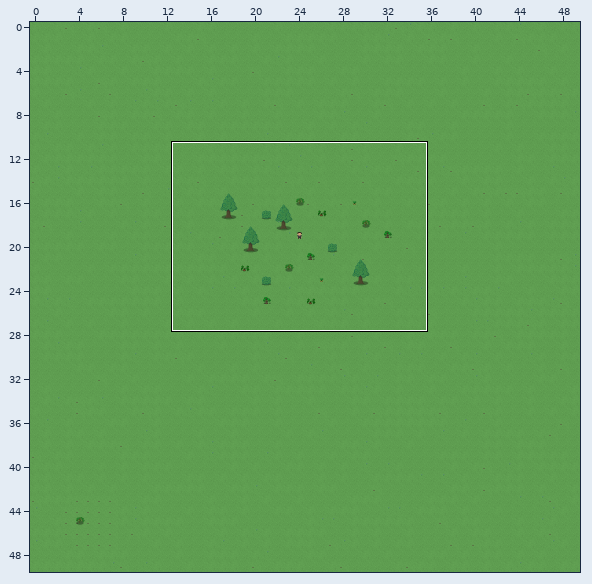
Level history. Tiled map: assets/World/World.tmx. The first picture is a wide view before the edit; the outline marks the close-up.
Close-up. Earlier state:
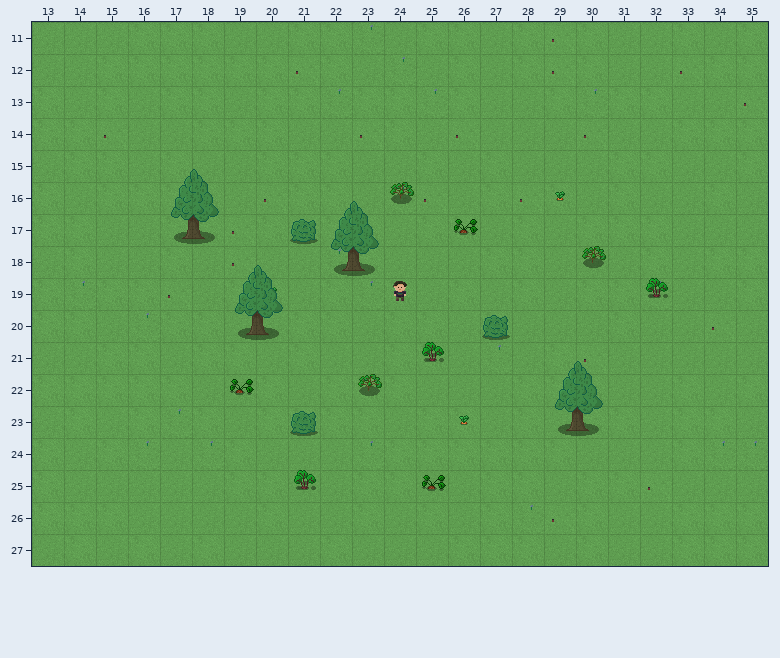
Cells are 32x32 px. Shown: x 13..35, y 11..27. The commit also changed other parts of the map, which this record leaves out.
And afterwards:
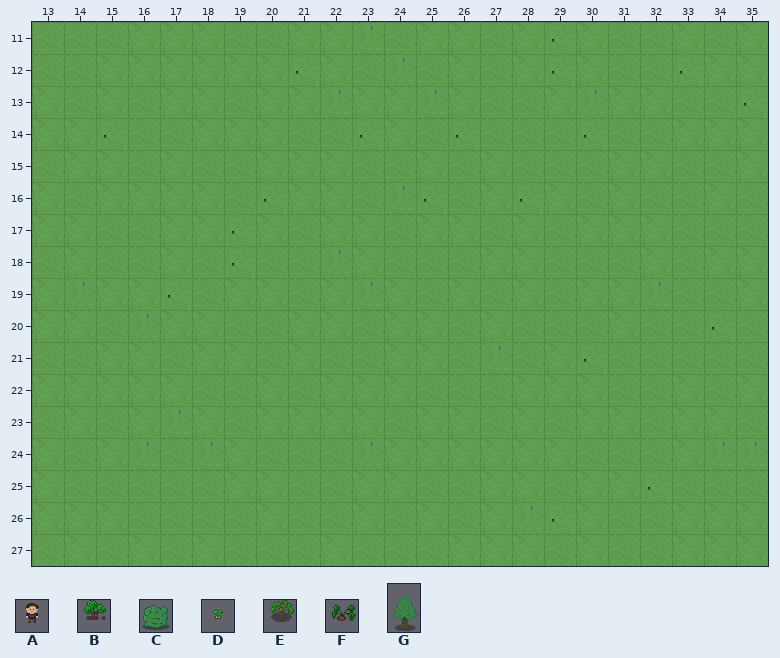
Key: from "Char": A 0; from "beet": B 0; from "bush": C 0; from "carrot": D 0; from "pepper": E 0; from "potato": F 0; from "tree": G 0.
Objects are placed by their top-left corner, in cells (3,4 is the top-left corner of cell 3,4); size is 1x1 cell unless given.
Diff:
Layer "Objects":
Object D at 29,16 is removed.
Object E at 24,16 is removed.
Object C at 21,17 is removed.
Object F at 26,17 is removed.
Object G at 17,15 size 2x3 is removed.
Object E at 30,18 is removed.
Object G at 22,16 size 2x3 is removed.
Object D at 20,19 is removed.
Object A at 24,19 is removed.
Object B at 32,19 is removed.
Object C at 27,20 is removed.
Object G at 19,18 size 2x3 is removed.
Object B at 25,21 is removed.
Object E at 23,22 is removed.
Object F at 19,22 is removed.
Object C at 21,23 is removed.
Object D at 26,23 is removed.
Object G at 29,21 size 2x3 is removed.
Object F at 25,25 is removed.
Object B at 21,25 is removed.
